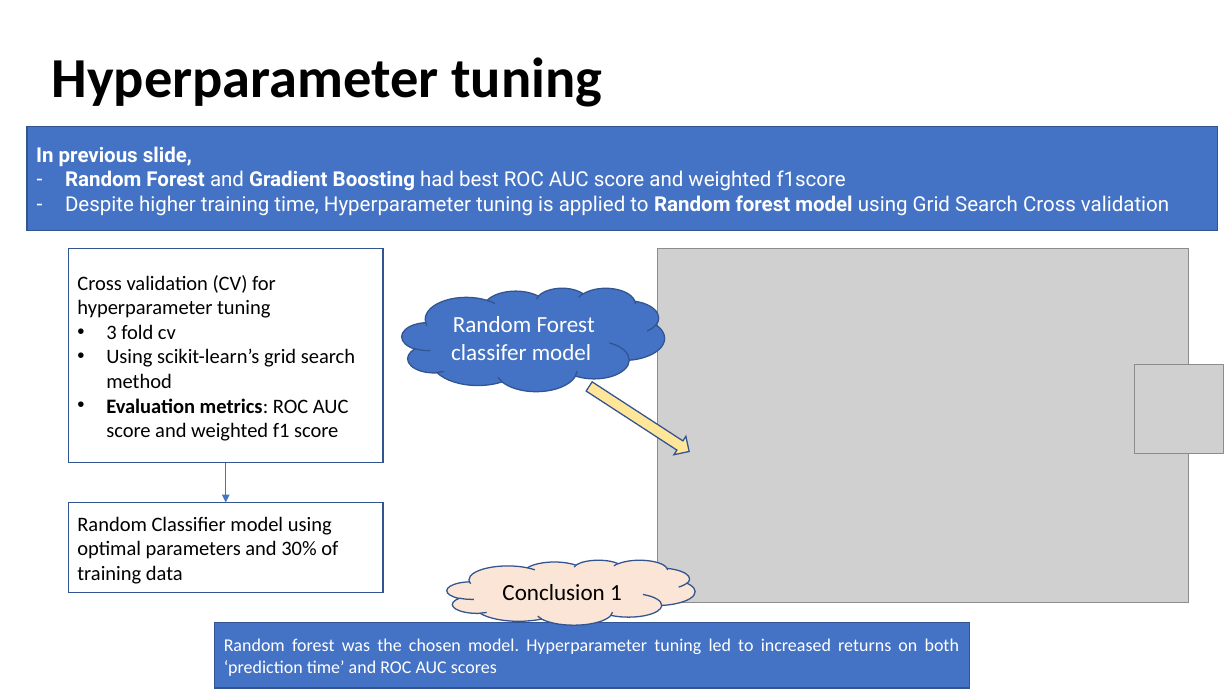
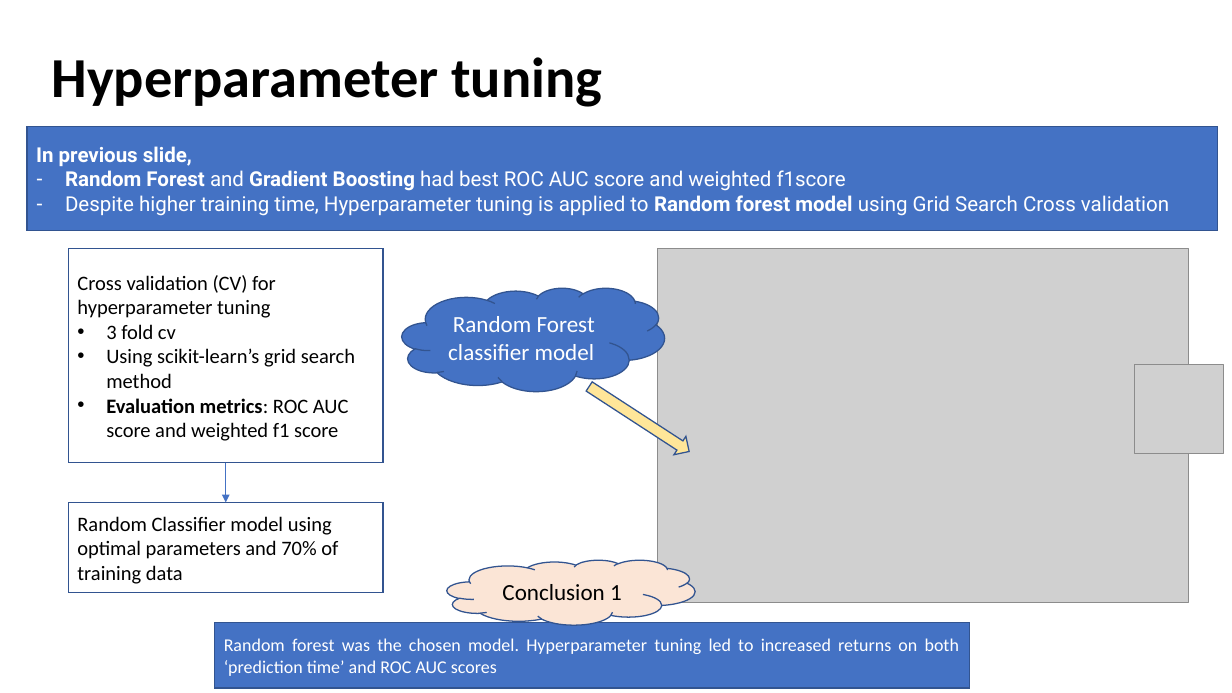
Before and after one commit to shalin4788/Springboard-Do-not-refer-, a slide deck: slide 12 of Capstone Two/reports/Capstone_Presentation.pptx. Drawn at 1232x693 pixels with LibreOffice and Linux fonts; fonts in the diff are those of the drawing; grey boxes stand for pictures. Boxes give left, top, right and bottom in pixels: in the first picture for what was removed or moved away, otherwise in the second. Text is boxed around its words. In the diff, an @@ line names an element or a change of style, - is before the commit and + after.

```diff
--- a/Capstone Two/reports/Capstone_Presentation.pptx
+++ b/Capstone Two/reports/Capstone_Presentation.pptx
@@ text in cloud at [448, 316, 595, 360]: text changed @@
-Random Forest classifer model
+Random Forest classifier model
@@ text in rectangle at [77, 516, 338, 584]: text changed @@
-Random Classifier model using optimal parameters and 30% of training data
+Random Classifier model using optimal parameters and 70% of training data
```
Also in this commit, not shown: 11 other slides changed, 1 other file.
